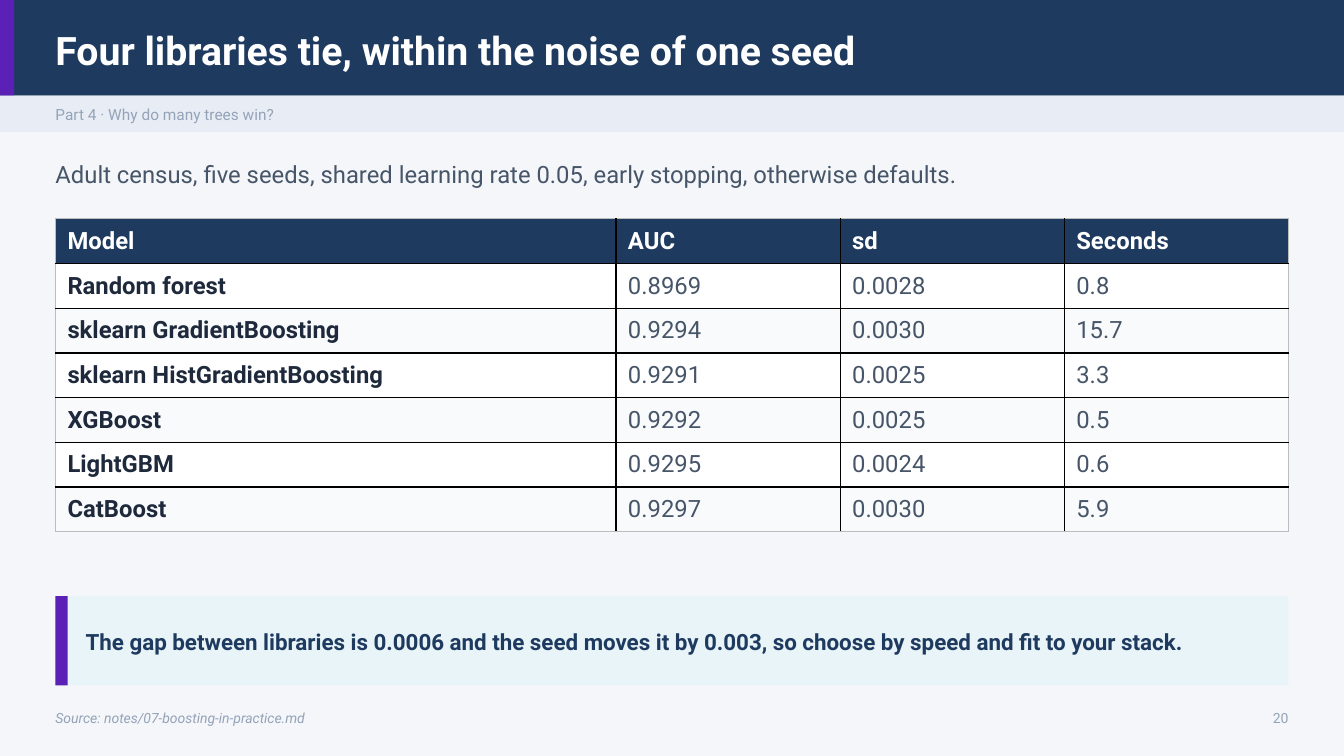
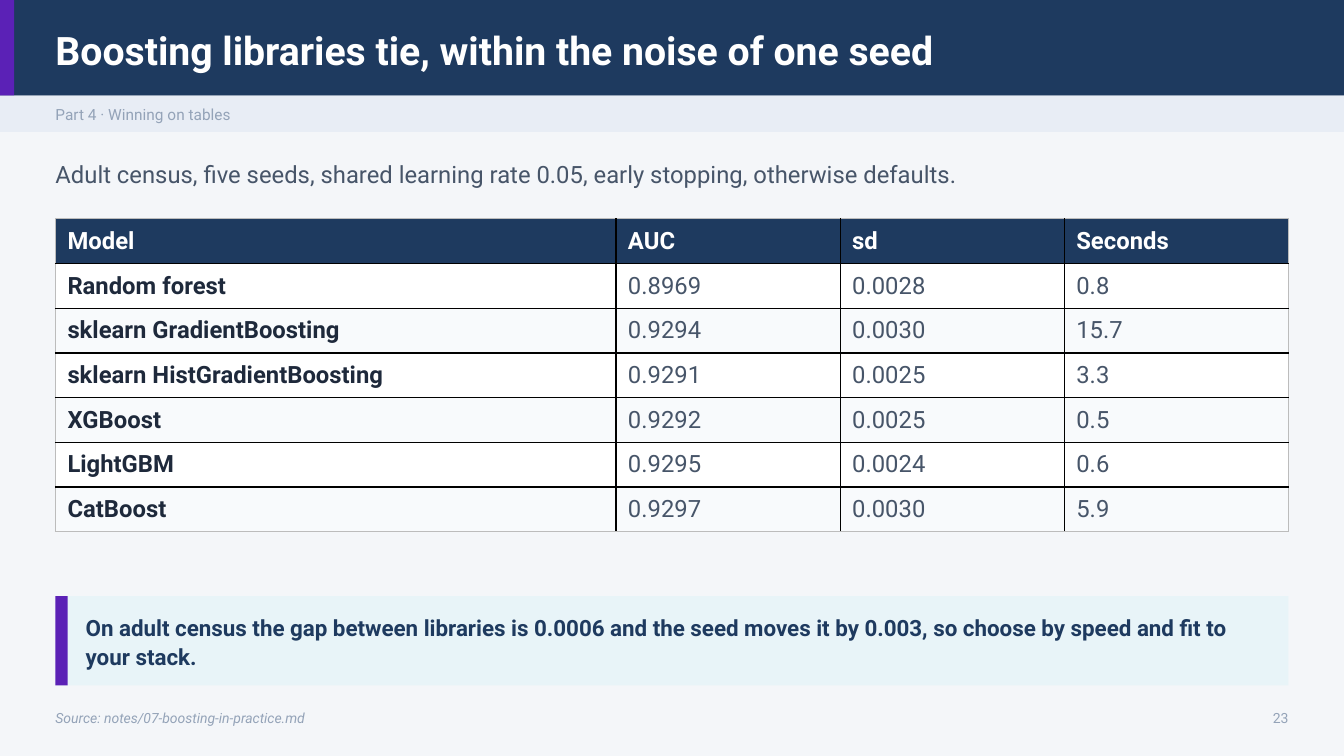
Before and after one commit to ramseywise/learn-ai-engineering, a slide deck: slide 23 of data-science/01-classical-ml/slides/classical-ml.pptx (slide 20 before the commit). Drawn at 1344x756 pixels with LibreOffice and Linux fonts; fonts in the diff are those of the drawing. Boxes give left, top, right and bottom in pixels: in the first picture for what was removed or moved away, otherwise in the second. Text is boxed around its words. In the diff, an @@ line names an element or a change of style, - is before the commit and + after.

```diff
--- a/data-science/01-classical-ml/slides/classical-ml.pptx
+++ b/data-science/01-classical-ml/slides/classical-ml.pptx
@@ text at bbox=[55, 35, 934, 73]: text changed @@
-Four libraries tie, within the noise of one seed
+Boosting libraries tie, within the noise of one seed
@@ text at bbox=[55, 108, 231, 123]: text changed @@
-Part 4 · Why do many trees win?
+Part 4 · Winning on tables
@@ text at bbox=[86, 619, 1226, 670]: text changed @@
-The gap between libraries is 0.0006 and the seed moves it by 0.003, so choose by speed and fit to your stack.
+On adult census the gap between libraries is 0.0006 and the seed moves it by 0.003, so choose by speed and fit to your stack.
@@ text at bbox=[1273, 713, 1289, 723]: text changed @@
-20
+23
```
Also in this commit, not shown: 51 other slides changed, 9 slides added, 3 slides removed, 38 other files.
